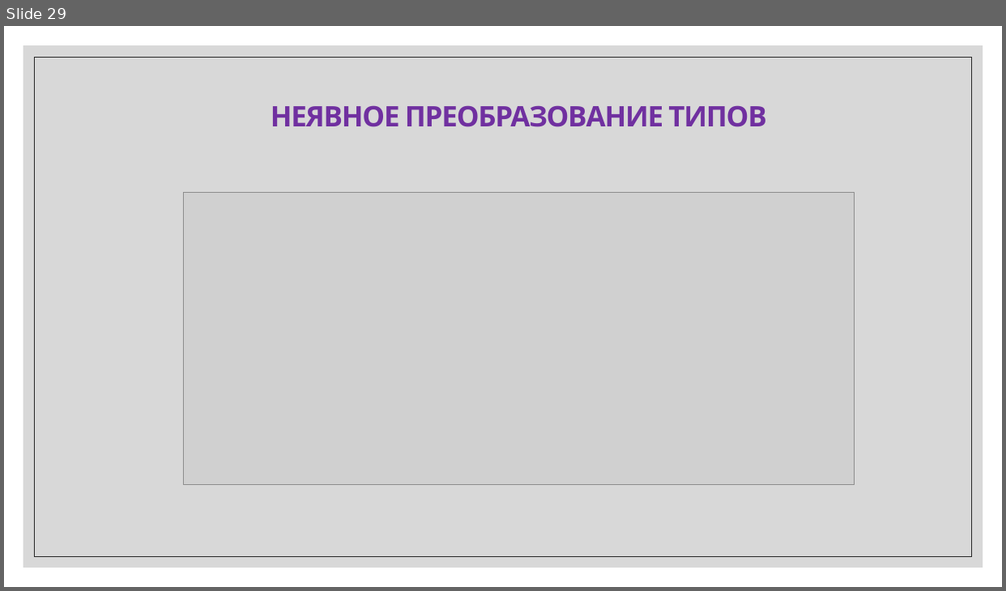
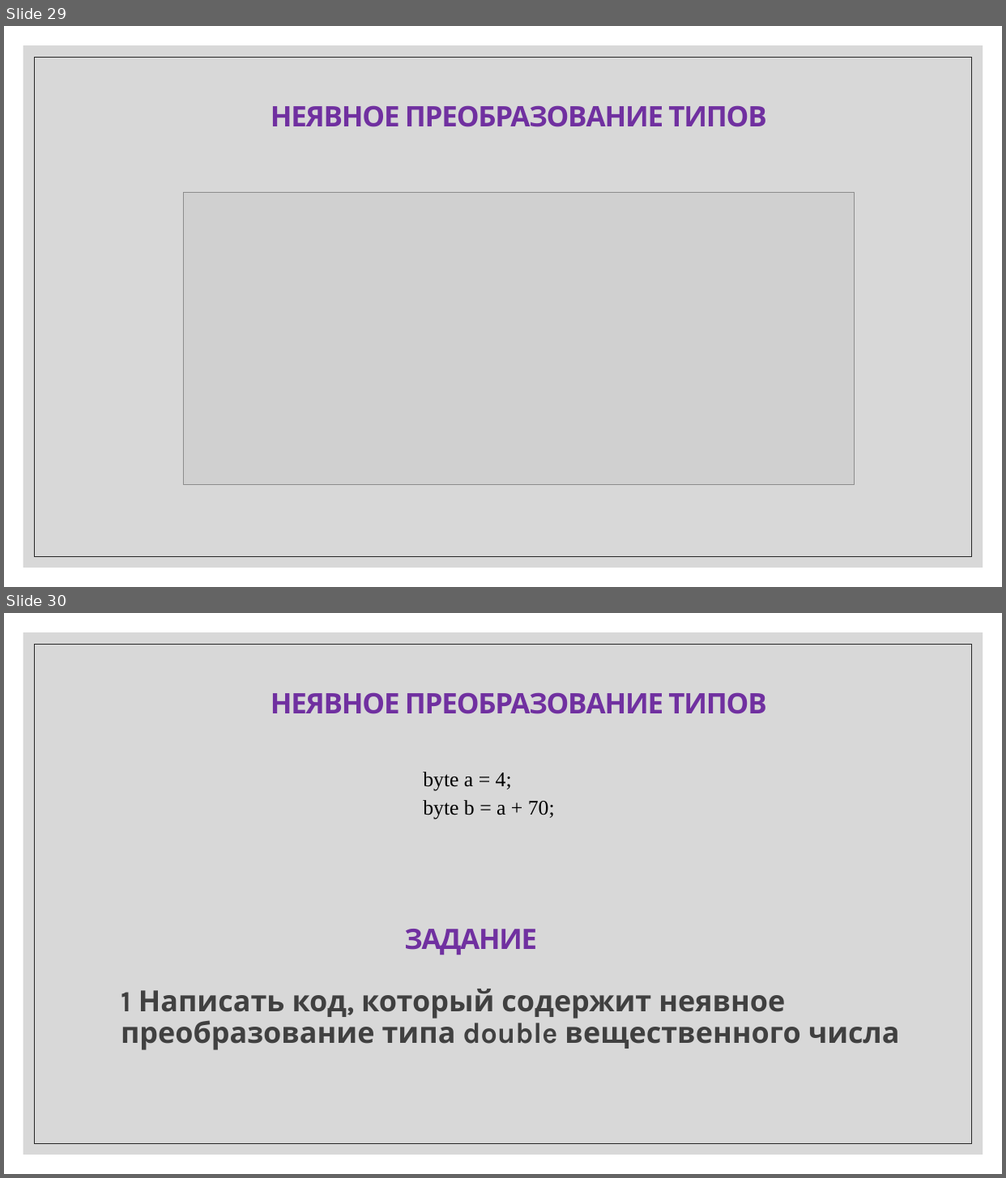
Before and after one commit to IriEfremova/LessonsCube, a slide deck: Unity/Lesson3/PeremennieOperation.pptx. Shown one above the other, each under a label of ours: slide 29 before the commit, slides 29 and 30 after it. The pictures are 1006x591 and 1006x1178 pixels, drawn with LibreOffice and Linux fonts; fonts in the diff are those of the drawing; grey boxes stand for pictures. Boxes give left, top, right and bottom in pixels: in the first picture for what was removed or moved away, otherwise in the second. Text is boxed around its words. In the diff, an @@ line names an element or a change of style, - is before the commit and + after.

```diff
--- a/Unity/Lesson3/PeremennieOperation.pptx
+++ b/Unity/Lesson3/PeremennieOperation.pptx
@@ slide 30 added at (4, 613, 1002, 1174), background #FFFFFF; not listed: 2 template elements that a slide beside it also shows @@
@@ text added at (270, 692, 766, 714), 27.2 pt, text #7030A0, bold @@
+НЕЯВНОЕ ПРЕОБРАЗОВАНИЕ ТИПОВ
@@ text added at (423, 772, 555, 820), 20 pt, text #000000 @@
+byte a = 4;
+byte b = a + 70;
@@ text added at (404, 929, 537, 955), 27 pt, text #7030A0, bold @@
+ЗАДАНИЕ
@@ text added at (121, 989, 900, 1050), 28 pt, text #404040, bold @@
+1 Написать код, который содержит неявное преобразование типа double вещественного числа
```
Also in this commit, not shown: 2 slides changed, 3 other files.
